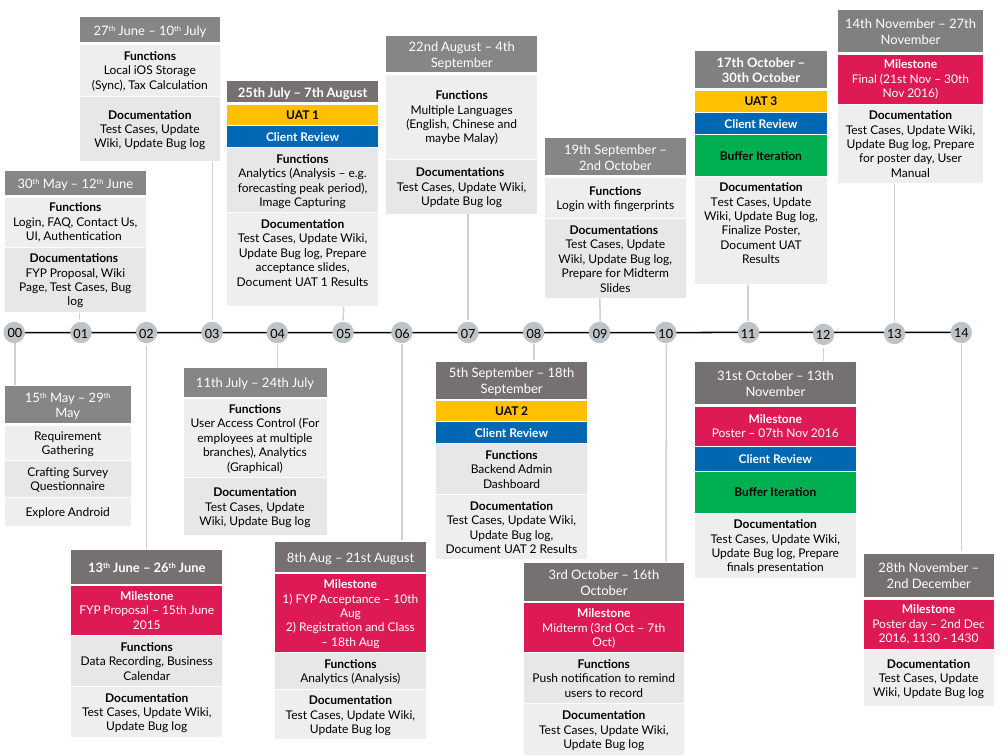
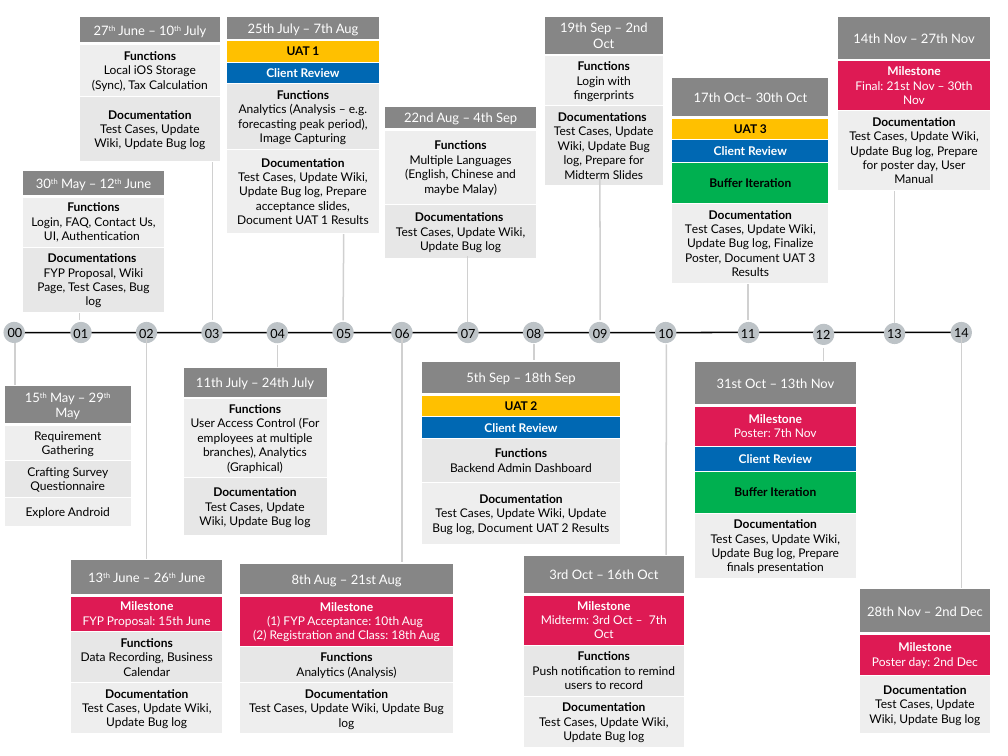
Before and after one commit to benguettachua/SmartHawker, a slide deck: slide 1 of FYP/FYPTimeline 6th June Edition.pptx. Drawn at 1008x756 pixels with LibreOffice and Linux fonts; fonts in the diff are those of the drawing. Boxes give left, top, right and bottom in pixels: in the first picture for what was removed or moved away, otherwise in the second. Text is boxed around its words. In the diff, an @@ line names an element or a change of style, - is before the commit and + after.

Commit message:
Edited timeline

```diff
--- a/FYP/FYPTimeline 6th June Edition.pptx
+++ b/FYP/FYPTimeline 6th June Edition.pptx
@@ table at box(227, 17, 379, 233) @@
-row 1, column 1: 25th July – 7th August
+row 1, column 1: 25th July – 7th Aug
@@ fill #767171 to #868686 in row 1, column 1 @@
@@ table: place and size @@
-table at box(227, 81, 379, 307)
+table at box(227, 17, 379, 233)
@@ table at box(544, 17, 663, 186) @@
-row 1, column 1: 19th September – 2nd October
+row 1, column 1: 19th Sep – 2nd Oct
@@ table: place and size @@
-table at box(544, 138, 687, 299)
+table at box(544, 17, 663, 186)
@@ table at box(837, 17, 991, 187) @@
-row 1, column 1: 14th November – 27th November
+row 1, column 1: 14th Nov – 27th Nov
-row 2, column 1: Milestone / Final (21st Nov – 30th Nov 2016)
+row 2, column 1: Milestone / Final: 21st Nov – 30th Nov
@@ fill #808080 to #868686 in row 1, column 1 @@
@@ table: place and size @@
-table at box(837, 9, 984, 183)
+table at box(837, 17, 991, 187)
@@ table at box(672, 78, 829, 283) @@
-row 1, column 1: 17th October – 30th October
+row 1, column 1: 17th Oct– 30th Oct
-row 5, column 1: Documentation / Test Cases, Update Wiki, Update Bug log, Finalize Poster, Document UAT Results
+row 5, column 1: Documentation / Test Cases, Update Wiki, Update Bug log, Finalize Poster, Document UAT 3 Results
@@ fill #808080 to #868686 in row 1, column 1 @@
@@ table: place and size @@
-table at box(694, 50, 827, 272)
+table at box(672, 78, 829, 283)
@@ table at box(384, 106, 536, 258) @@
-row 1, column 1: 22nd August – 4th September
+row 1, column 1: 22nd Aug – 4th Sep
@@ table: place and size @@
-table at box(386, 35, 538, 725)
+table at box(384, 106, 536, 258)
@@ table: place and size @@
-table at box(4, 170, 147, 722)
+table at box(22, 170, 165, 312)
@@ line moved from (600, 299) - (600, 322) to (600, 176) - (600, 320) @@
@@ line moved from (343, 306) - (343, 320) to (343, 225) - (343, 320) @@
@@ line moved from (748, 250) - (748, 321) to (748, 233) - (748, 320) @@
@@ line moved from (468, 214) - (468, 320) to (467, 256) - (467, 322) @@
@@ line moved from (147, 346) - (147, 549) to (147, 339) - (147, 562) @@
@@ line moved from (402, 344) - (402, 540) to (402, 338) - (402, 562) @@
@@ line moved from (961, 343) - (961, 552) to (961, 336) - (961, 588) @@
@@ table at box(421, 361, 621, 544) @@
-row 1, column 1: 5th September – 18th September
+row 1, column 1: 5th Sep – 18th Sep
@@ fill #767171 to #868686 in row 1, column 1 @@
@@ table: place and size @@
-table at box(436, 361, 588, 559)
+table at box(421, 361, 621, 544)
@@ table at box(695, 361, 857, 579) @@
-row 1, column 1: 31st October – 13th November
+row 1, column 1: 31st Oct – 13th Nov
-row 2, column 1: Milestone / Poster – 07th Nov 2016
+row 2, column 1: Milestone / Poster: 7th Nov
@@ fill #767171 to #868686 in row 1, column 1 @@
@@ table at box(71, 559, 222, 733) @@
-row 2, column 1: Milestone / FYP Proposal – 15th June 2015
+row 2, column 1: Milestone / FYP Proposal: 15th June
@@ fill #767171 to #868686 in row 1, column 1 @@
@@ bold off in "13th June – 26th June" @@
@@ table: place and size @@
-table at box(71, 549, 222, 737)
+table at box(71, 559, 222, 733)
@@ table at box(240, 564, 454, 733) @@
-row 1, column 1: 8th Aug – 21st August
+row 1, column 1: 8th Aug – 21st Aug
-row 2, column 1: Milestone / 1) FYP Acceptance – 10th Aug / 2) Registration and Class – 18th Aug
+row 2, column 1: Milestone / (1) FYP Acceptance: 10th Aug / (2) Registration and Class: 18th Aug
@@ fill #767171 to #868686 in row 1, column 1 @@
@@ table: place and size @@
-table at box(274, 541, 426, 739)
+table at box(240, 564, 454, 733)
@@ table at box(523, 555, 685, 746) @@
-row 1, column 1: 3rd October – 16th October
+row 1, column 1: 3rd Oct – 16th Oct
-row 2, column 1: Milestone / Midterm (3rd Oct – 7th Oct)
+row 2, column 1: Milestone / Midterm: 3rd Oct – 7th Oct
@@ fill #767171 to #868686 in row 1, column 1 @@
@@ table: place and size @@
-table at box(523, 563, 685, 754)
+table at box(523, 555, 685, 746)
@@ table at box(859, 588, 991, 733) @@
-row 1, column 1: 28th November – 2nd December
+row 1, column 1: 28th Nov – 2nd Dec
-row 2, column 1: Milestone / Poster day – 2nd Dec 2016, 1130 - 1430
+row 2, column 1: Milestone / Poster day: 2nd Dec
@@ fill #767171 to #868686 in row 1, column 1 @@
@@ table: place and size @@
-table at box(863, 553, 995, 707)
+table at box(859, 588, 991, 733)
```
